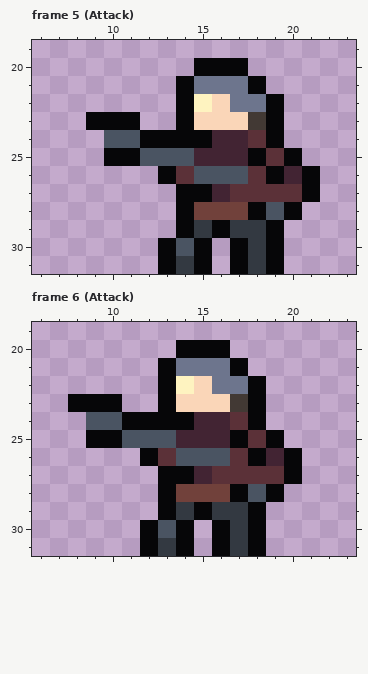
One commit to this pixel-art file: Salvager/Assets/Sprites/Engineer_Idle.aseprite. The first picture shows the starting point.
32x32 pixels, 20 frames. Shown: frame 5 (Attack): x 6..23, y 19..31; frame 6 (Attack): x 6..23, y 19..31.
And afterwards:
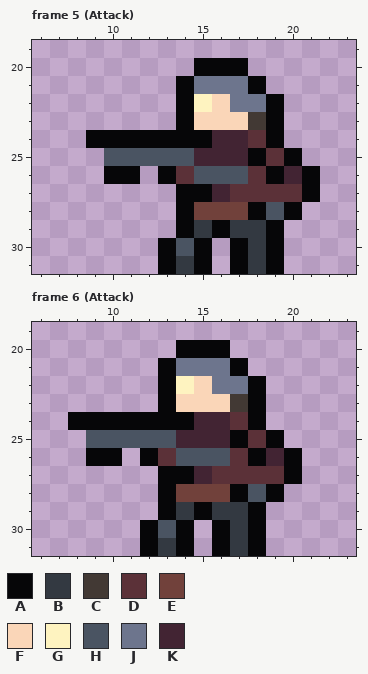
Palette (. is transparent): A #060608  B #333941  C #423934  D #5b3138  E #71413b  F #fad6b8  G #fef3c0  H #4a5462  J #6d758d  K #422433
The exact change:
Frame 5 (Attack):
y 23: x 9..11 AAA -> ...
y 24: x 9..11 .HH -> AAA
y 25: x 10..11 AA -> HH
y 26: x 10..11 .. -> AA
Frame 6 (Attack):
y 23: x 8..10 AAA -> ...
y 24: x 8..10 .HH -> AAA
y 25: x 9..10 AA -> HH
y 26: x 9..10 .. -> AA
